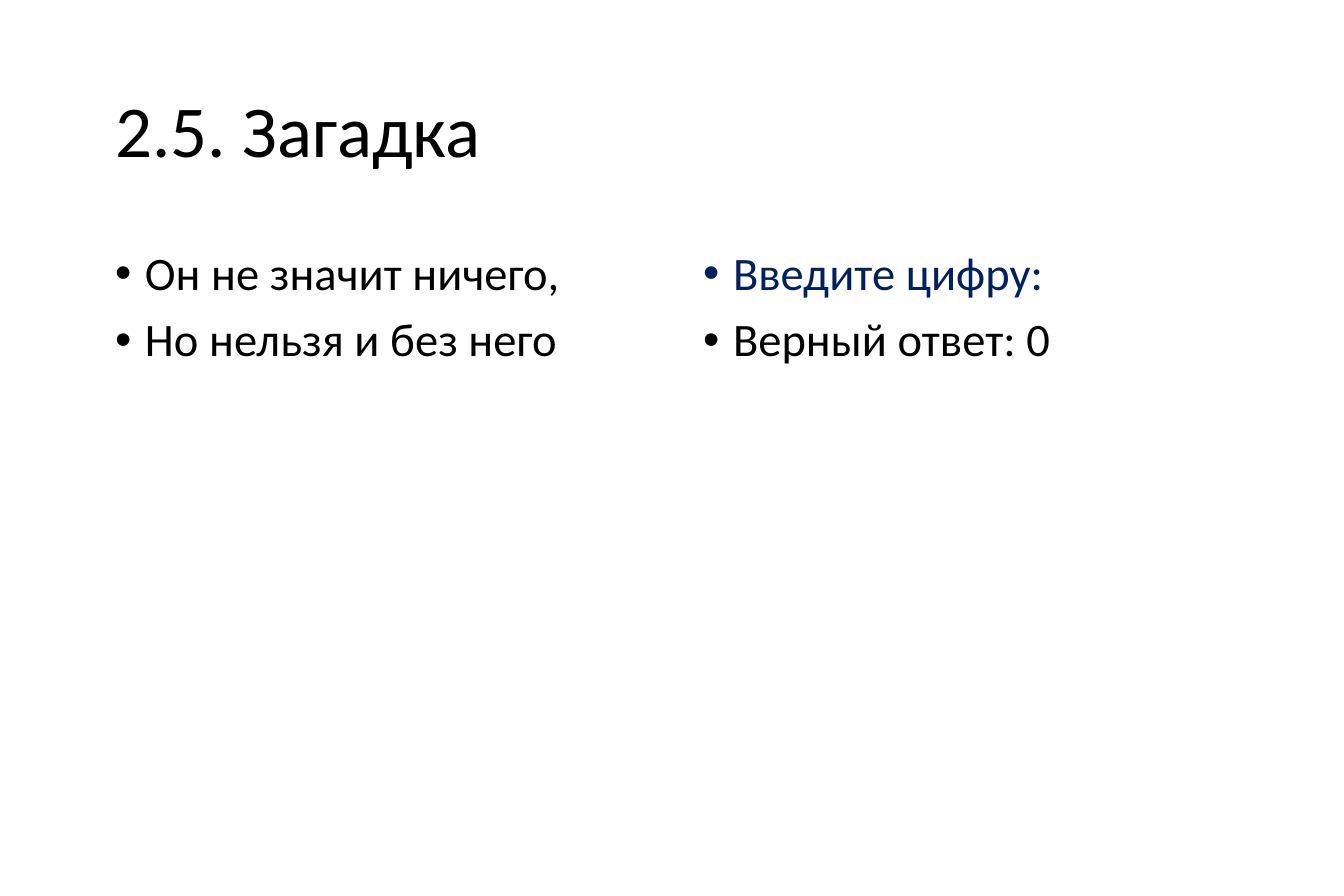
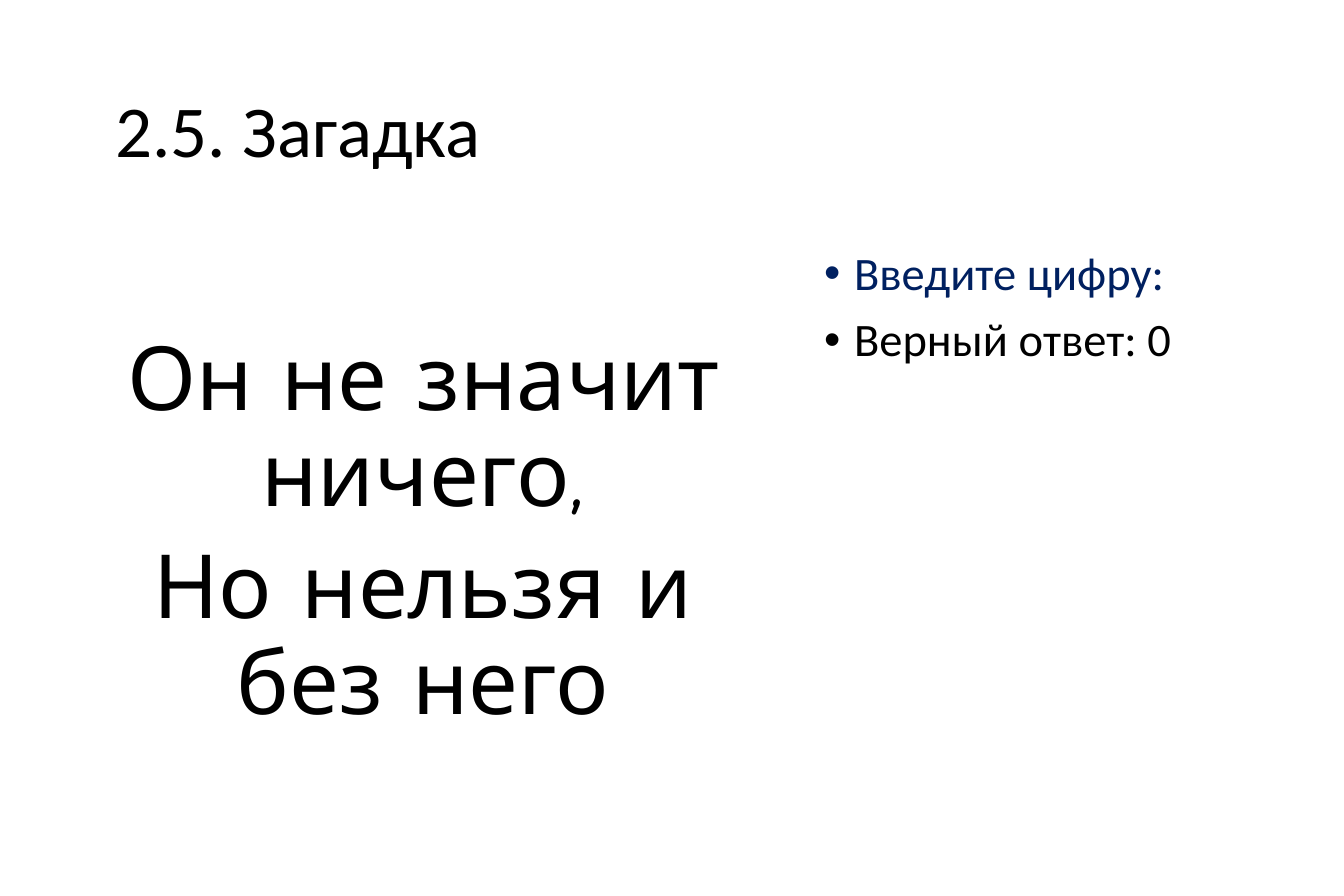
Before and after one commit to vvaassiihhaa/masha, a slide deck: slide 12 of КВЕСТ/Kvest 2706.pptx (slide 8 before the commit). Drawn at 1344x896 pixels with LibreOffice and Linux fonts; fonts in the diff are those of the drawing. Boxes give left, top, right and bottom in pixels: in the first picture for what was removed or moved away, otherwise in the second. Text is boxed around its words. In the diff, an @@ line names an element or a change of style, - is before the commit and + after.

```diff
--- a/КВЕСТ/Kvest 2706.pptx
+++ b/КВЕСТ/Kvest 2706.pptx
@@ text "Он не значит ничего,": place and size @@
-text "Он не значит ничего," at [145,260,559,357]
+text "Он не значит ничего," at [127,345,719,715]
@@ text "Он не значит ничего," at [127,345,719,715]: size 14.7 to 28 pt, font Calibri to Comic Neue; alignment left to centre; bullet • to none @@
@@ text "Введите цифру:": place and size @@
-text "Введите цифру:" at [733,258,1050,364]
+text "Введите цифру:" at [854,258,1171,364]
```
Also in this commit, not shown: 9 other slides changed, 11 slides added, 1 slide removed.
